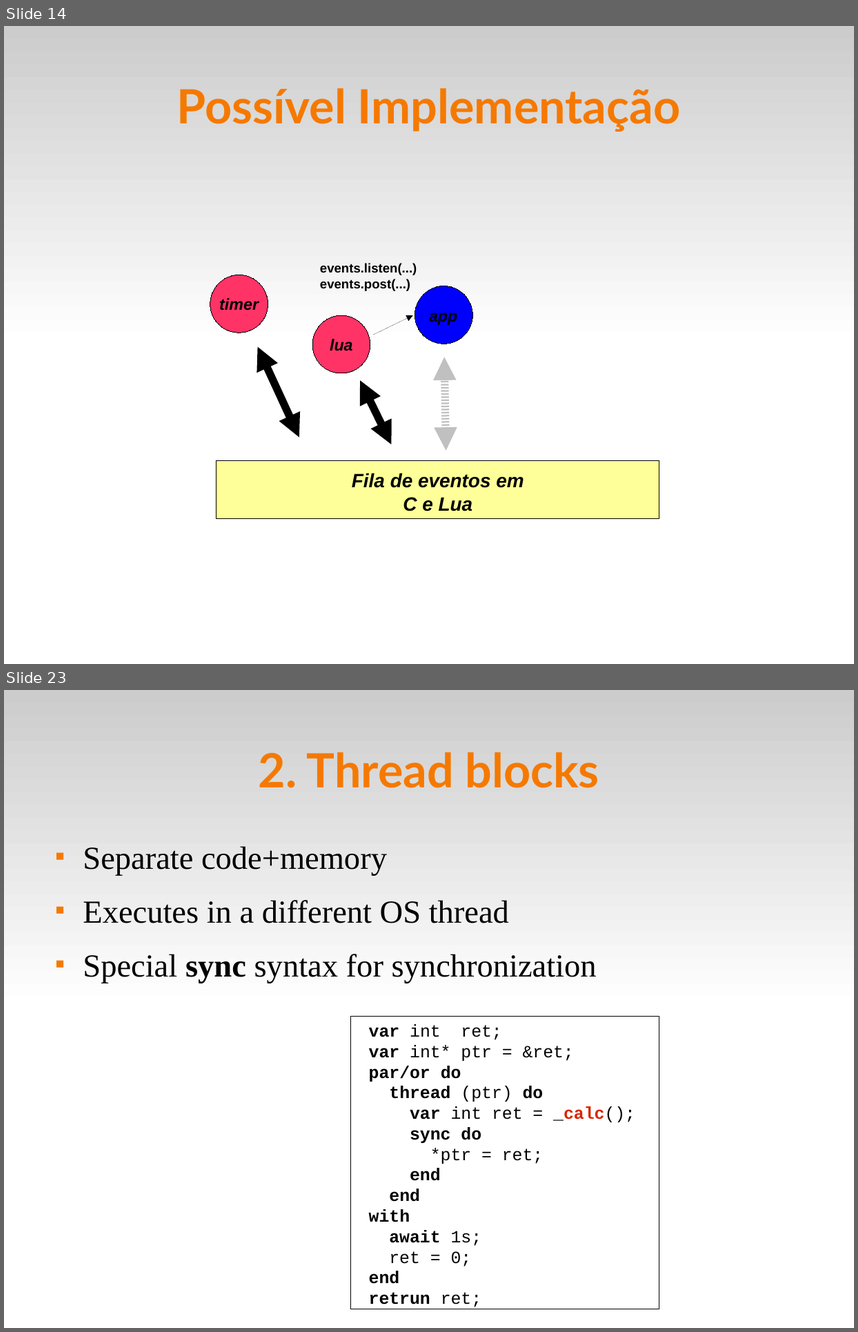
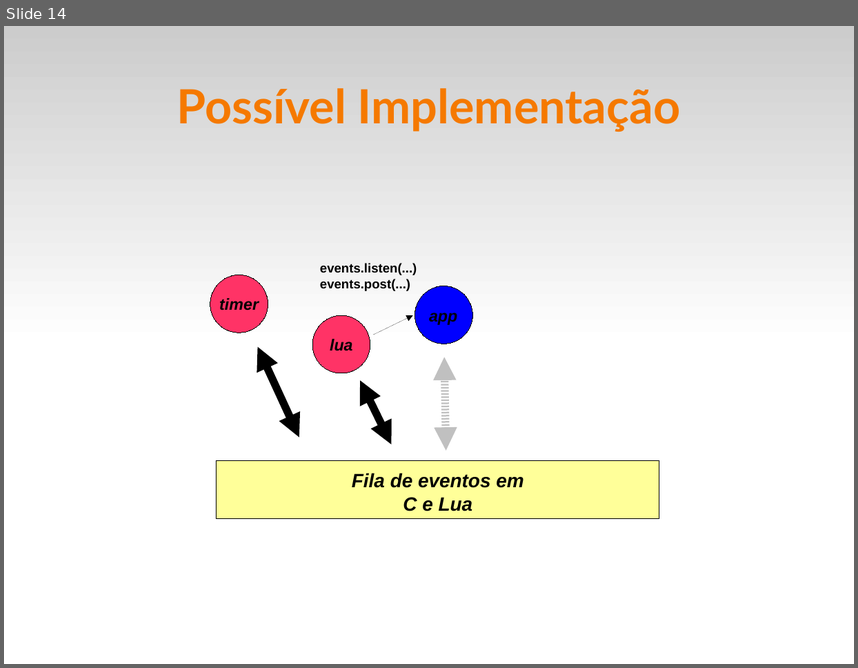
Before and after one commit to fsantanna/events, a slide deck: evt.odp. Shown one above the other, each under a label of ours: slides 14 and 23 before the commit, slide 14 after it; the slides between them are not shown. The pictures are 858x1332 and 858x668 pixels, drawn with LibreOffice and Linux fonts; fonts in the diff are those of the drawing. Boxes give left, top, right and bottom in pixels: in the first picture for what was removed or moved away, otherwise in the second. Text is boxed around its words. In the diff, an @@ line names an element or a change of style, - is before the commit and + after.

```diff
--- a/evt.odp
+++ b/evt.odp
@@ slide 23 removed at [4, 690, 854, 1328], background #FFFFFF; not listed: 1 template element that a slide beside it also shows @@
@@ title removed at [258, 752, 599, 788] @@
-2. Thread blocks
@@ text removed at [83, 846, 597, 983] @@
-■ Separate code+memory
-■ Executes in a different OS thread
-■ Special sync syntax for synchronization
@@ rectangle removed at [351, 1016, 660, 1308] @@
-var int ret;
-var int* ptr = &ret;
-par/or do
-thread (ptr) do
-var int ret = _calc();
-sync do
-*ptr = ret;
-end
-end
-with
-await 1s;
-ret = 0;
-end
-retrun ret;
```
Also in this commit, not shown: 3 slides changed, 3 slides added, 20 other slides removed, 4 other files.
